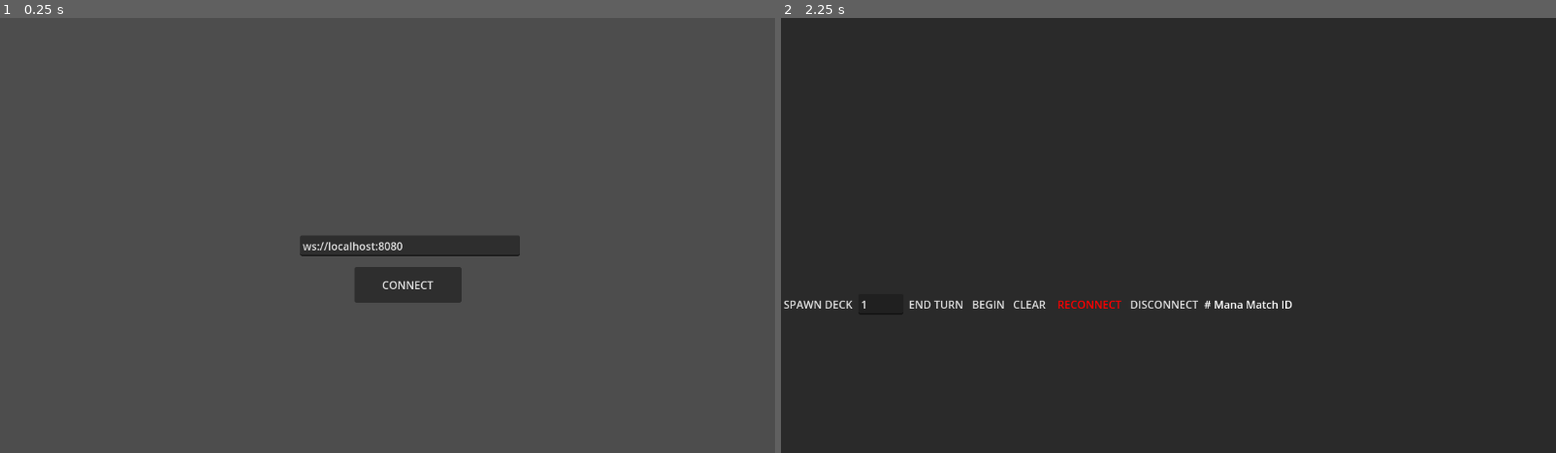
Above: before the commit, frames 1-2 (left to right).
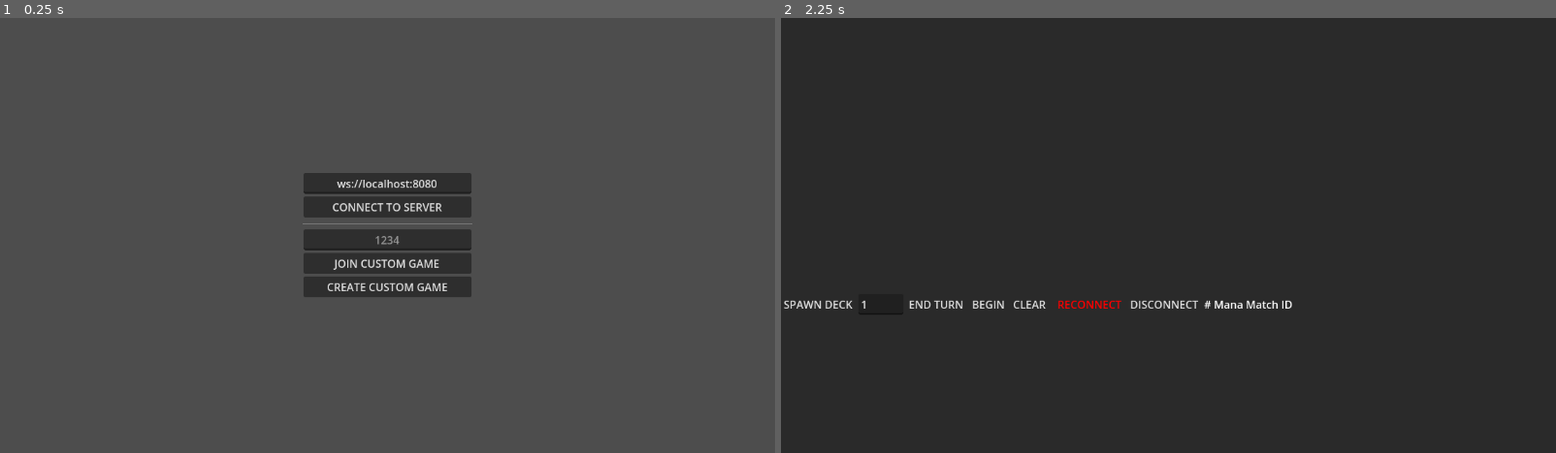
Above: after the commit, the same moments.

Repository: SpaceWAGdev/card-multiplayer
Game: Godot game, scene res://menu.tscn
Two runs of this game, one before a commit and one after it. Both use one fixed random seed, a clock stepped at 60 frames per second and the inputs below.
Inputs:
- Up to frame 1 (0.25 s): no input
- Up to frame 2 (2.25 s): click "CONNECT" (after the commit: "CONNECT TO SERVER") at 0.5 s; click "DISCONNECT" at 1.25 s; click "CONNECT" (after the commit: "JOIN CUSTOM GAME") at 2 s

The runs differ from the first frame. In frame 1, 4.3% of the frame differs, in the area x 38-68%, y 35-66%; in frame 2, nothing differs.

Commit message:
Ability button, Boxtraining

Diff:
--- /dev/null
+++ b/Cards/scripts/f511179f-e74e-4687-8732-199db5d28c7a.gd
@@ -0,0 +1,7 @@
+# Boxtraining
+extends CardBase
+
+func battlecry():
+    var friendlies = game_manager.MASTER_LOCATION_RECORD["LOCAL_PLAYAREA"].get_children()
+    for card in friendlies:
+        card.data["damage"] = int(card.data["damage"]) + 1
--- a/card_base.gd
+++ b/card_base.gd
@@ -23,7 +23,8 @@
 	print(data["name"], " has no deathrattle")
 
 func dispatch_ability():
-	ability()
+	if not int(data["manaCost"]) > game_manager.MANA:
+		ability()
 
 func ability():
 	print(data["name"], " has no active ability")
--- a/main_game.gd
+++ b/main_game.gd
@@ -37,6 +37,9 @@
 func _ready():
 	init_ws()
 	init_card_areas()
+	GameState.on_enter_selectmode.connect(_dbg_display_select_mode)
+	GameState.on_exit_selectmode.connect(_dbg_clear_select_mode)
+
 
 func init_card_areas():
 	MASTER_LOCATION_RECORD["LOCAL_HAND"] = get_node("VBoxContainer/LOCAL_HAND")
@@ -291,3 +294,9 @@
 	if MANA > MAX_MANA:
 		MANA = MAX_MANA
 	$VBoxContainer/DebugUI/ManaDisplay.text = str(MANA)
+
+func _dbg_display_select_mode():
+	$VBoxContainer/DebugUI.set("theme_override_colors/background_color", Color.GREEN_YELLOW)
+
+func _dbg_clear_select_mode():
+	$VBoxContainer/DebugUI.set("theme_override_colors/background_color", Color.TRANSPARENT)
--- a/menu.tscn
+++ b/menu.tscn
@@ -13,22 +13,51 @@
 grow_vertical = 2
 script = ExtResource("1_8x2yh")
 
-[node name="URLField" type="LineEdit" parent="."]
+[node name="CenterContainer" type="CenterContainer" parent="."]
+layout_mode = 0
+offset_right = 40.0
+offset_bottom = 40.0
+use_top_left = true
+
+[node name="VBoxContainer" type="VBoxContainer" parent="CenterContainer"]
+layout_mode = 2
+
+[node name="URLField" type="LineEdit" parent="CenterContainer/VBoxContainer"]
 unique_name_in_owner = true
-layout_mode = 0
-offset_left = -130.0
-offset_right = 197.0
-offset_bottom = 31.0
+custom_minimum_size = Vector2(250, 0)
+layout_mode = 2
 text = "ws://localhost:8080"
 placeholder_text = "ws://localhost:8080"
+alignment = 1
 
-[node name="Button" type="Button" parent="URLField"]
-layout_mode = 0
-offset_left = 81.0
-offset_top = 47.0
-offset_right = 240.0
-offset_bottom = 100.0
-text = "CONNECT"
+[node name="Button" type="Button" parent="CenterContainer/VBoxContainer"]
+layout_mode = 2
+text = "CONNECT TO SERVER"
 
-[connection signal="text_submitted" from="URLField" to="." method="connect_to_server"]
-[connection signal="pressed" from="URLField/Button" to="." method="connect_to_server"]
+[node name="HSeparator" type="HSeparator" parent="CenterContainer/VBoxContainer"]
+layout_mode = 2
+theme_override_constants/separation = 10
+
+[node name="URLField2" type="LineEdit" parent="CenterContainer/VBoxContainer"]
+unique_name_in_owner = true
+custom_minimum_size = Vector2(250, 0)
+layout_mode = 2
+placeholder_text = "1234"
+alignment = 1
+max_length = 4
+
+[node name="Button2" type="Button" parent="CenterContainer/VBoxContainer"]
+layout_mode = 2
+text = "JOIN CUSTOM GAME
+"
+
+[node name="Button3" type="Button" parent="CenterContainer/VBoxContainer"]
+layout_mode = 2
+text = "CREATE CUSTOM GAME
+"
+
+[connection signal="text_submitted" from="CenterContainer/VBoxContainer/URLField" to="." method="connect_to_server"]
+[connection signal="pressed" from="CenterContainer/VBoxContainer/Button" to="." method="connect_to_server"]
+[connection signal="text_submitted" from="CenterContainer/VBoxContainer/URLField2" to="." method="connect_to_server"]
+[connection signal="pressed" from="CenterContainer/VBoxContainer/Button2" to="." method="connect_to_server"]
+[connection signal="pressed" from="CenterContainer/VBoxContainer/Button3" to="." method="connect_to_server"]
--- a/static_game_state.gd
+++ b/static_game_state.gd
@@ -1,5 +1,7 @@
 extends Node
 
+signal on_enter_selectmode()
+signal on_exit_selectmode()
 enum {
 	STATE_STARTING,
 	STATE_LOCALTURN,
@@ -46,10 +48,12 @@
 	GAME_MODE = MODE_SELECT
 	print("SELECT MODE STARTED")
 	SELECT_CALLBACK = callback
+	on_enter_selectmode.emit()
 	Input.set_default_cursor_shape(Input.CURSOR_CROSS)
 
 func cancel_card_selection():
 	SELECT_MASK = []
 	print("SELECT MODE CANCELLED")
 	GAME_MODE = MODE_PLAY
+	on_exit_selectmode.emit()
 	Input.set_default_cursor_shape(Input.CURSOR_ARROW)
Not shown, changed: server/target/.rustc_info.json
